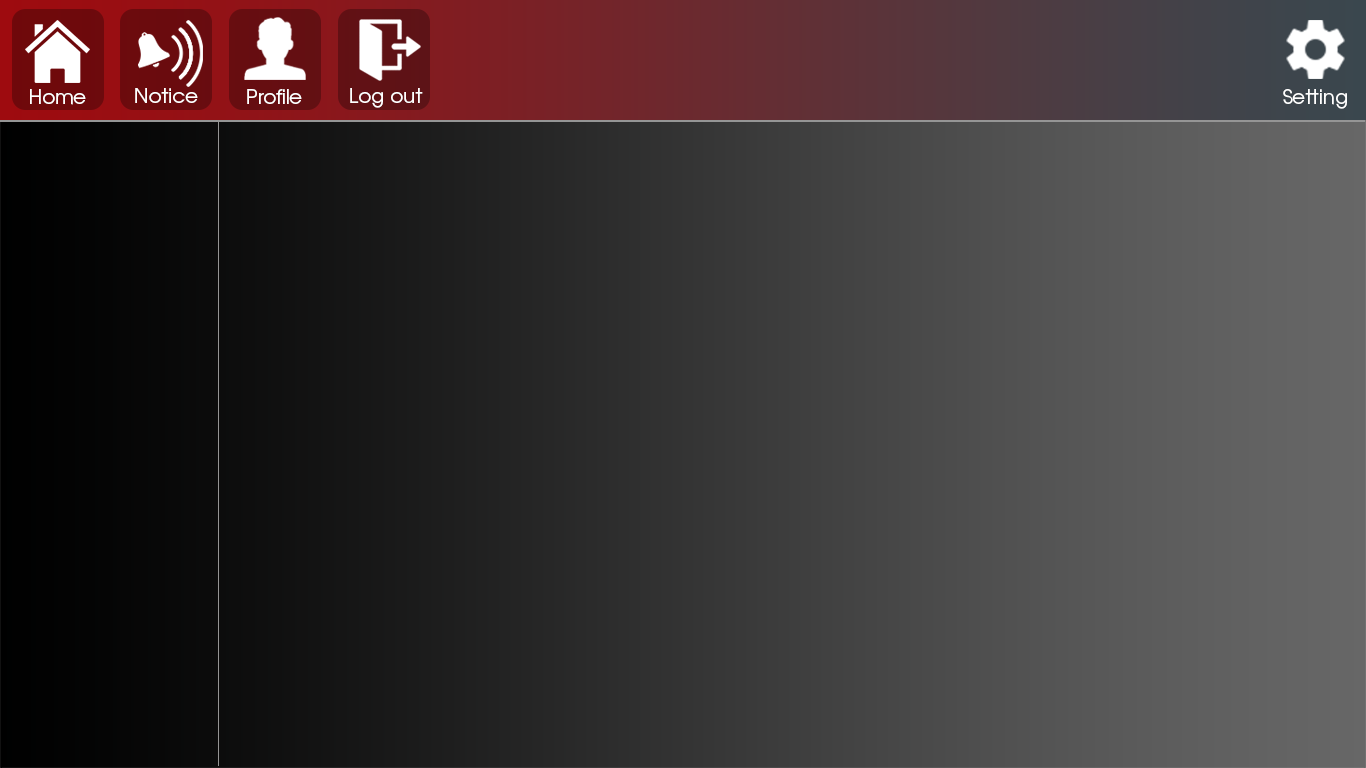
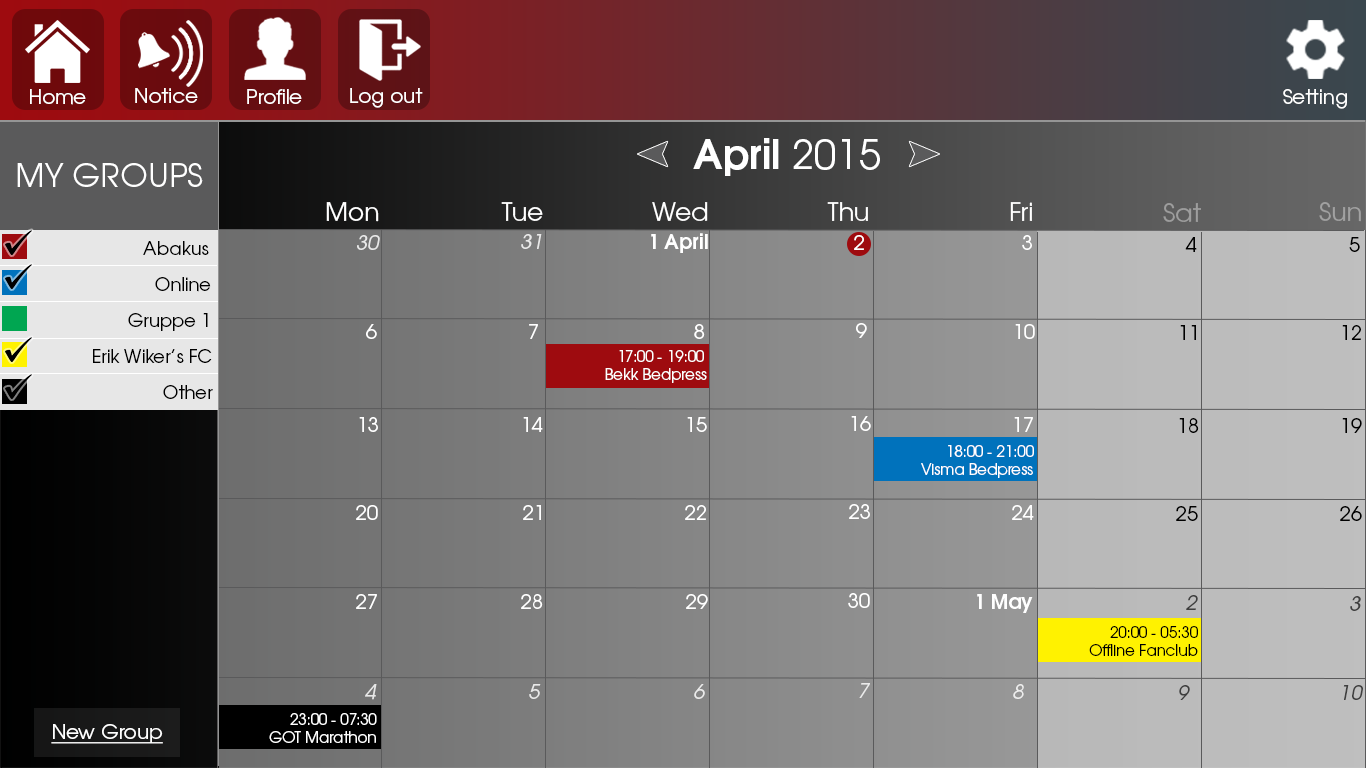
Comparing the layer stacks of the two w=1366, h=768 images. Changes:
showed group "SIDE" (28 layers) over [left=0, top=122, right=218, bottom=757]
showed group "MID" (83 layers) over [left=217, top=138, right=1366, bottom=768]
showed group "Tools" (1 layers) over [left=832, top=382, right=907, bottom=421]
